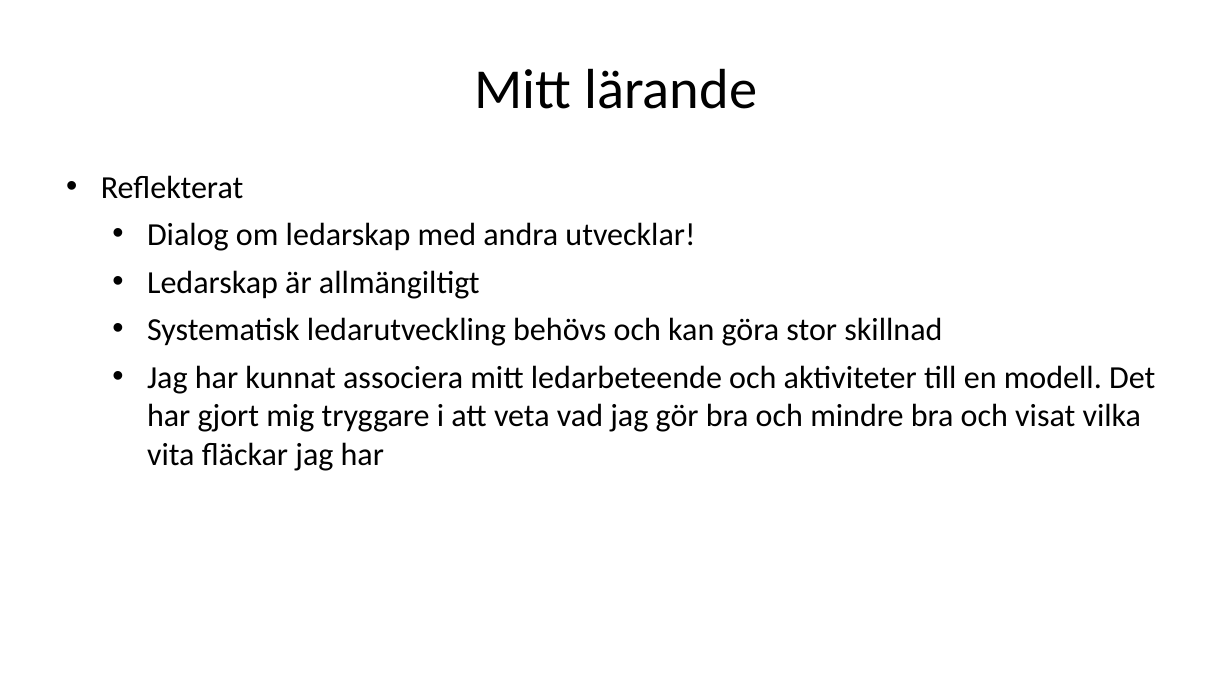
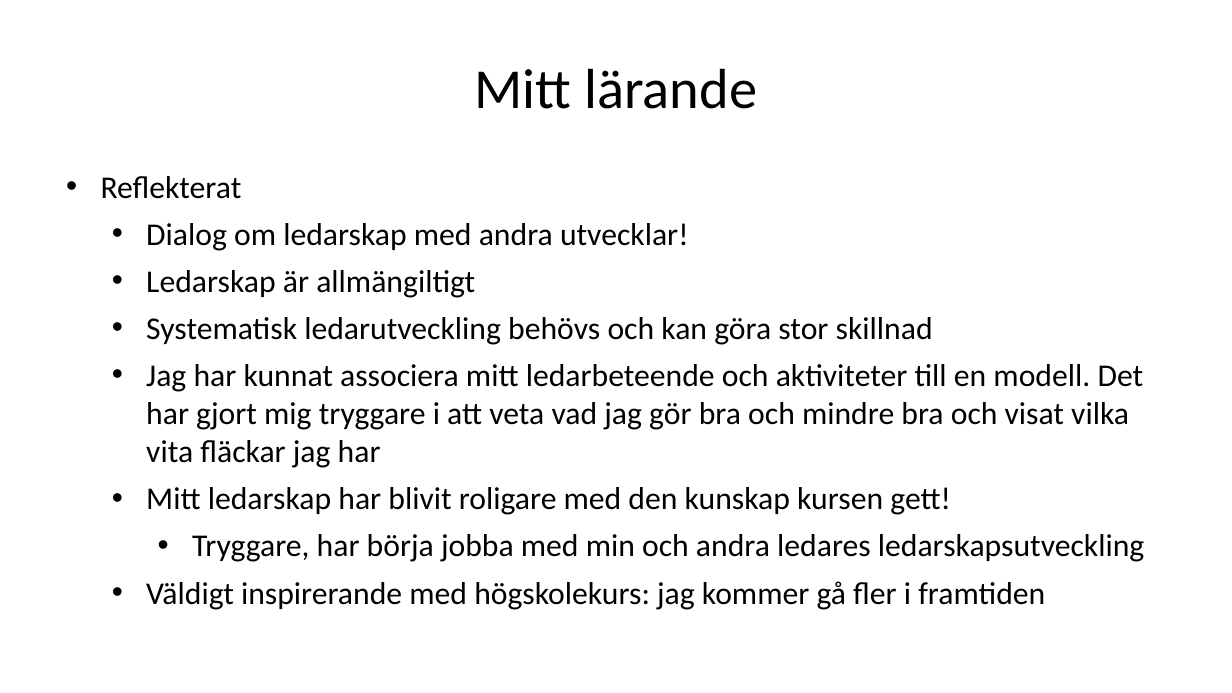
Before and after one commit to lurra/lean, a slide deck: slide 3 of examination/perh-ledar-A3.pptx. Drawn at 1232x693 pixels with LibreOffice and Linux fonts; fonts in the diff are those of the drawing. Boxes give left, top, right and bottom in pixels: in the first picture for what was removed or moved away, otherwise in the second. Text is boxed around its words. In the diff, an @@ line names an element or a change of style, - is before the commit and + after.

```diff
--- a/examination/perh-ledar-A3.pptx
+++ b/examination/perh-ledar-A3.pptx
@@ text at (x1=101, y1=176, x2=1144, y2=468): size 25 to 24.8 pt in "Reflekterat", "Dialog om ledarskap med andra utvecklar!", "Ledarskap är allmängiltigt", "Systematisk ledarutveckling behövs och kan göra stor ..." and 1 more places; indent changed @@
@@ text at (x1=146, y1=487, x2=1144, y2=610): paragraphs added @@
+  • Mitt ledarskap har blivit roligare med den kunskap kursen gett!
+    • Tryggare, har börja jobba med min och andra ledares ledarskapsutveckling
+  • Väldigt inspirerande med högskolekurs: jag kommer gå fler i framtiden
```
Also in this commit, not shown: 1 other file.
